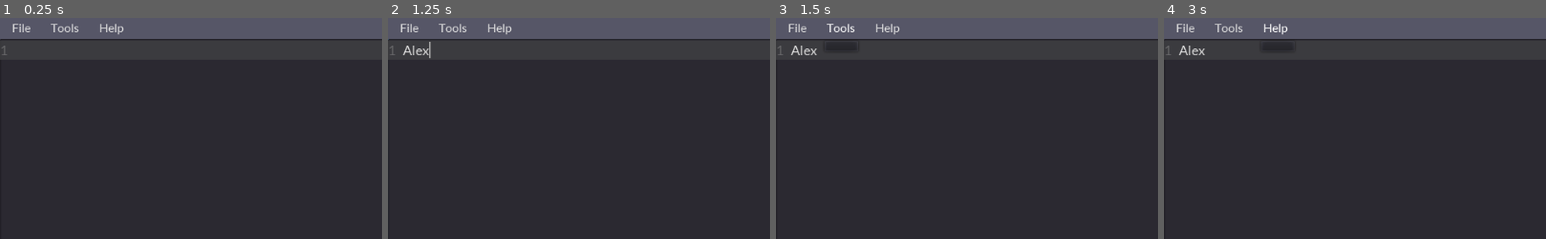
Above: before the commit, frames 1-4 (left to right).
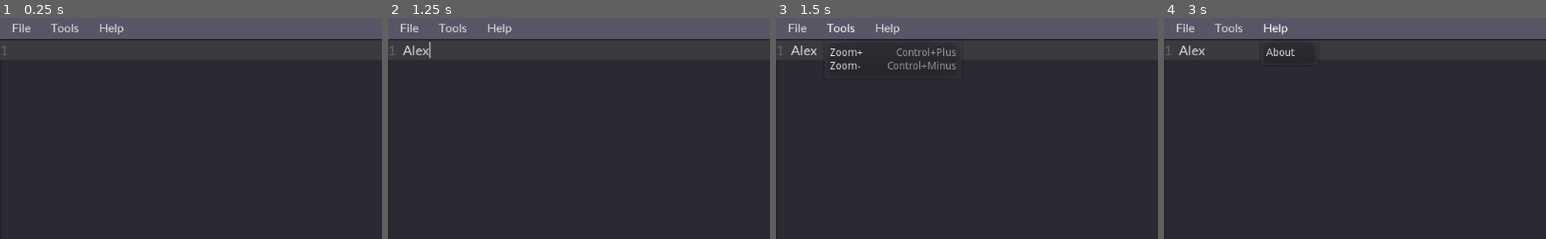
Above: after the commit, the same moments.

Repository: Valeriooooh/GDText
Game: Godot game, scene res://Main.tscn
The game is run twice, just before and just after one commit, with the same random seed, the same clock (stepped at 60 frames per second) and the same inputs.
Inputs (mouse positions are % of the whole screen's width and height, from its top left):
- Up to frame 1 (0.25 s): no input
- Up to frame 2 (1.25 s): click (50, 52) at 0.52 s; type "Alex" at 0.6 s
- Up to frame 3 (1.5 s): click "Tools" at 1.25 s
- Up to frame 4 (3 s): click "File" at 2 s; click "Help" at 2.75 s
The pictures show only the part of the screen within x 0-50%, y 0-50%; the shares and areas given below are measured in that part.

Frames 1-2 are identical in both runs. In frame 3, 0.7% of the frame differs, in the area x 14-47%, y 13-24%; in frame 4, 0.1%.
Error before the commit: Invalid call to function 'add_item' in base 'PopupMenu'. Expected 1 arguments. (res://app.gd:31)

Commit message:
v1.1-rc2

Diff:
--- a/GDText/Main.tscn
+++ b/GDText/Main.tscn
@@ -35,6 +35,7 @@
 custom_fonts/font = SubResource( 1 )
 custom_colors/caret_color = Color( 0.65098, 0.65098, 0.65098, 1 )
 highlight_current_line = true
+syntax_highlighting = true
 show_line_numbers = true
 draw_tabs = true
 caret_blink = true
@@ -53,7 +54,9 @@
 margin_bottom = 34.0
 custom_fonts/font = ExtResource( 3 )
 text = "File"
+clip_text = true
 align = 0
+expand_icon = true
 switch_on_hover = true
 __meta__ = {
 "_edit_use_anchors_": true
@@ -144,40 +147,43 @@
 margin_right = 167.0
 margin_bottom = 88.0
 window_title = "About"
-resizable = true
+__meta__ = {
+"_edit_use_anchors_": false
+}
 
 [node name="Label" type="Label" parent="AboutDialog"]
 anchor_left = 0.5
 anchor_top = 0.5
 anchor_right = 0.5
 anchor_bottom = 0.5
-margin_left = -155.0
-margin_top = -73.5
-margin_right = 155.0
-margin_bottom = 73.5
+margin_left = -153.292
+margin_top = -72.0
+margin_right = 156.708
+margin_bottom = 75.0
 size_flags_stretch_ratio = 0.0
+custom_fonts/font = ExtResource( 3 )
 text = "GDText is a simple and open source text edditor
  licenced under the GNU/GPL3 licence
 
 
 
-
-
 GitHub: "
 align = 3
+clip_text = true
 __meta__ = {
 "_edit_use_anchors_": false
 }
 
 [node name="LinkButton" type="LinkButton" parent="AboutDialog/Label"]
-margin_left = 51.4597
-margin_top = 118.621
-margin_right = 301.46
-margin_bottom = 132.621
+margin_left = 67.7076
+margin_top = 121.5
+margin_right = 317.708
+margin_bottom = 135.5
 rect_pivot_offset = Vector2( 74.6325, 7 )
 toggle_mode = true
 pressed = true
 text = "https://github.com/Valerioooo/GDText"
+[connection signal="pressed" from="ToolsMenu" to="." method="_on_ToolsMenu_pressed"]
 [connection signal="file_selected" from="SaveDialog" to="." method="_on_SaveDialog_file_selected"]
 [connection signal="file_selected" from="OpenDialog" to="." method="_on_OpenDialog_file_selected"]
 [connection signal="pressed" from="AboutDialog/Label/LinkButton" to="." method="_on_LinkButton_pressed"]
--- /dev/null
+++ b/GDText/Papirus-Team-Papirus-Apps-Godot.svg
@@ -0,0 +1,15 @@
+<svg xmlns="http://www.w3.org/2000/svg" width="64" height="64" version="1">
+ <path d="M 26.4,4.9990078 26.170314,5.1329922 19.4,8 20.8,15 14.355078,17.947657 11,15 l -7,7 4,4.333984 0,14.51133 0,-1.118362 0,4.66758 C 8,44.394532 12,57 32,57 52,57 56,44.394532 56,44.394532 l 0,-4.66758 0,1.118362 0,-14.51133 L 60,22 53,15 49.644922,17.947657 43.2,15 44.6,8 37.6,4.9990078 35.204686,9 28.789844,9 Z" style="opacity:0.2"/>
+ <path style="fill:#3888c3" d="M 26.4,3.9990078 26.170314,4.1329922 19.4,7 20.8,14 14.355078,16.947657 11,14 l -7,7 4,4.333984 0,14.51133 0,-1.118362 0,4.66758 C 8,43.394532 12,56 32,56 52,56 56,43.394532 56,43.394532 l 0,-4.66758 0,1.118362 0,-14.51133 L 60,21 53,14 49.644922,16.947657 43.2,14 44.6,7 37.6,3.9990078 35.204686,8 28.789844,8 Z"/>
+ <path style="opacity:.2" d="m18 25c3.3144 0 6 2.6856 6 6s-2.6856 6-6 6-6-2.6856-6-6 2.6856-6 6-6z"/>
+ <path style="fill:#ffffff" d="m18 24c3.3144 0 6 2.6856 6 6s-2.6856 6-6 6-6-2.6856-6-6 2.6856-6 6-6z"/>
+ <path style="fill:#353535" d="m21 30a3 3 0 1 1 -6 0 3 3 0 1 1 6 0z"/>
+ <path style="opacity:.2" d="m32 29c1.108 0 2 0.892 2 2v4c0 1.108-0.892 2-2 2s-2-0.892-2-2v-4c0-1.108 0.892-2 2-2z"/>
+ <path style="fill:#ffffff" d="m32 28c1.108 0 2 0.892 2 2v4c0 1.108-0.892 2-2 2s-2-0.892-2-2v-4c0-1.108 0.892-2 2-2z"/>
+ <path style="opacity:.2" d="m46 25c3.3144 0 6 2.6856 6 6s-2.6856 6-6 6-6-2.6856-6-6 2.6856-6 6-6z"/>
+ <path style="fill:#ffffff" d="m46 24c3.3144 0 6 2.6856 6 6s-2.6856 6-6 6-6-2.6856-6-6 2.6856-6 6-6z"/>
+ <path style="fill:#353535" d="m49 30a3 3 0 1 1 -6 0 3 3 0 1 1 6 0z"/>
+ <path d="m 56,42 -9,0 0,4 -10,0 0,-4.0007 -5,0 M 8,42 l 9,0 0,4 10,0 0,-4.0007 5,0" style="opacity:0.2;fill:none;stroke:#000000;stroke-width:2;stroke-linejoin:round"/>
+ <path style="fill:none;stroke:#ffffff;stroke-width:2;stroke-linejoin:round" d="m 56,41 -9,0 0,4 -10,0 0,-4.0007 -5,0 M 8,41 l 9,0 0,4 10,0 0,-4.0007 5,0"/>
+ <path style="fill:#ffffff;opacity:0.2" d="M 26.400391 3.9980469 L 26.169922 4.1328125 L 19.400391 7 L 19.583984 7.921875 L 26.169922 5.1328125 L 26.400391 4.9980469 L 28.789062 9 L 35.205078 9 L 37.599609 4.9980469 L 44.416016 7.921875 L 44.599609 7 L 37.599609 3.9980469 L 35.205078 8 L 28.789062 8 L 26.400391 3.9980469 z M 11 14 L 4 21 L 4.4804688 21.519531 L 11 15 L 14.355469 17.947266 L 20.800781 15 L 20.617188 14.083984 L 14.355469 16.947266 L 11 14 z M 53 14 L 49.644531 16.947266 L 43.382812 14.083984 L 43.199219 15 L 49.644531 17.947266 L 53 15 L 59.519531 21.519531 L 60 21 L 53 14 z"/>
+</svg>
--- a/GDText/app.gd
+++ b/GDText/app.gd
@@ -1,5 +1,3 @@
-
-
 extends Control
 
 var app_name = "GDText"
@@ -8,38 +6,43 @@
 
 var lang = 'Simple Text'
 
+var editor = TextEdit.new()
+
 func _ready() -> void:
 	update_window_title()
 
 #File Menu
 	$FileMenu.get_popup().add_item("New File")
-	_shortcut(0 ,KEY_N, false)
+	_shortcut($FileMenu, 0, KEY_N, false)
 	$FileMenu.get_popup().add_item("Open File")
-	_shortcut(1, KEY_O, false)
+	_shortcut($FileMenu, 1, KEY_O, false)
 	$FileMenu.get_popup().add_item("Save")
-	_shortcut(2,KEY_S, false)
+	_shortcut($FileMenu, 2, KEY_S, false)
 	$FileMenu.get_popup().add_item("Save as ...")
-	_shortcut(3, KEY_S, true)
+	_shortcut($FileMenu, 3, KEY_S, true)
 	$FileMenu.get_popup().add_item('Run File')
-	_shortcut(4, KEY_R, false)
+	_shortcut($FileMenu, 4, KEY_R, false)
 	$FileMenu.get_popup().add_item("Quit")
-	_shortcut(5, KEY_Q, false)
+	_shortcut($FileMenu, 5, KEY_Q, false)
 
 	$FileMenu.get_popup().connect("id_pressed", self, "_on_Item_pressed")
 #---------------------------------------------------------------------------------
 #ToolsMenu
-	$ToolsMenu.get_popup().add_item()
-
-
+	$ToolsMenu.get_popup().add_item("Zoom+")
+	_shortcut($ToolsMenu, 0, KEY_PLUS, false)
+	$ToolsMenu.get_popup().add_item("Zoom-")
+	_shortcut($ToolsMenu, 1, KEY_MINUS, false)
 
 	#help menu
 	$HelpMenu.get_popup().add_item("About")
 	$HelpMenu.get_popup().connect("id_pressed", self, "_on_Item_help_pressed")
 
+	#teste
 	if lang != 'Simple Text':
-		$TextEdit.set_syntax_coloring(true)
+		$TextEdit.set_syntax_coloring(false)
 		if lang == 'HTML':
-			$TextEdit.add_keyword_color ("*", ("cyan"))
+			editor.syntax_highlighting = true
+			_html_syntax()
 
 
 func update_window_title():#updates the window title adding the file name after
@@ -66,6 +69,16 @@
 	var help_item_name = $HelpMenu.get_popup().get_item_text(id)
 	if help_item_name == 'About':
 		$AboutDialog.popup()
+
+func _on_Item_tools_pressed(id):
+	var tools_item_name = $ToolsMenu.get_popup().get_item_text(id)
+	var dynamic_font = DynamicFont.new()
+	dynamic_font.font_data = load("res://BarlowCondensed-Bold.ttf")
+	print(tools_item_name + ' pressed')
+	if tools_item_name == 'Zoom+':
+		$TextEdit.dynamic_font.size += 5
+	elif tools_item_name == 'Zoom-':
+		$TextEdit.dynamic_font.size += 5
 
 func new_file():#sets the file to blank and untitled
 	current_file = "Untitled"
@@ -103,7 +116,7 @@
 	lang = getlang(current_file)
 	update_window_title()
 
-func _shortcut(var MenuNum, var _key, var shift):#creates the shortcuts for the menu
+func _shortcut(var typeofmenu,var MenuNum, var _key, var shift):#creates the shortcuts for the menu
 	var shortcut = ShortCut.new()
 	var inputeventkey = InputEventKey.new()
 	inputeventkey.set_scancode(_key)
@@ -112,7 +125,7 @@
 		inputeventkey.shift = true
 	shortcut.set_shortcut(inputeventkey)
 
-	$FileMenu.get_popup().set_item_shortcut(MenuNum, shortcut, true)
+	typeofmenu.get_popup().set_item_shortcut(MenuNum, shortcut, true)
 
 func getlang(file):#gets the language of the current program
 	if file.ends_with(".html") or file.ends_with(".htm"):
@@ -132,5 +145,5 @@
 
 func _html_syntax():
 	#
-	for i in ['<!DOCTYPE html>']:
-		$TextEdit.add_keyword_color (i, ("#B03060"))
+	for i in 1:
+		editor.add_keyword_color("Godot", Color(0.6,1.0, 0.6, 1.0))
--- a/GDText/project.godot
+++ b/GDText/project.godot
@@ -17,9 +17,10 @@
 
 config/name="GDText"
 run/main_scene="res://Main.tscn"
-boot_splash/fullsize=false
-boot_splash/use_filter=false
-boot_splash/bg_color=Color( 0, 0, 0, 1 )
+boot_splash/image="res://godot-icon.png"
+config/icon="res://Papirus-Team-Papirus-Apps-Godot.svg"
+config/macos_native_icon="res://Papirus-Team-Papirus-Apps-Godot.svg"
+config/windows_native_icon="res://Papirus-Team-Papirus-Apps-Godot.svg"
 
 [input]
 
Not shown, added: GDText/Papirus-Team-Papirus-Apps-Godot.svg.import
Binary file removed: GDText/TradeWinds-Regular.ttf
Not shown, changed: GDText/export_presets.cfg
Binary file added: GDText/godot-icon.png
Not shown, changed: GDText/Videos inside your Godot Projects!.webm
Not shown, changed: GDText/teste.mp4
Not shown, added: Releases/V1.1-RC2/GDText_v1.1-RC2.exe
Not shown, added: Releases/V1.1-RC2/GDText_v1.1-RC2.x86_64
